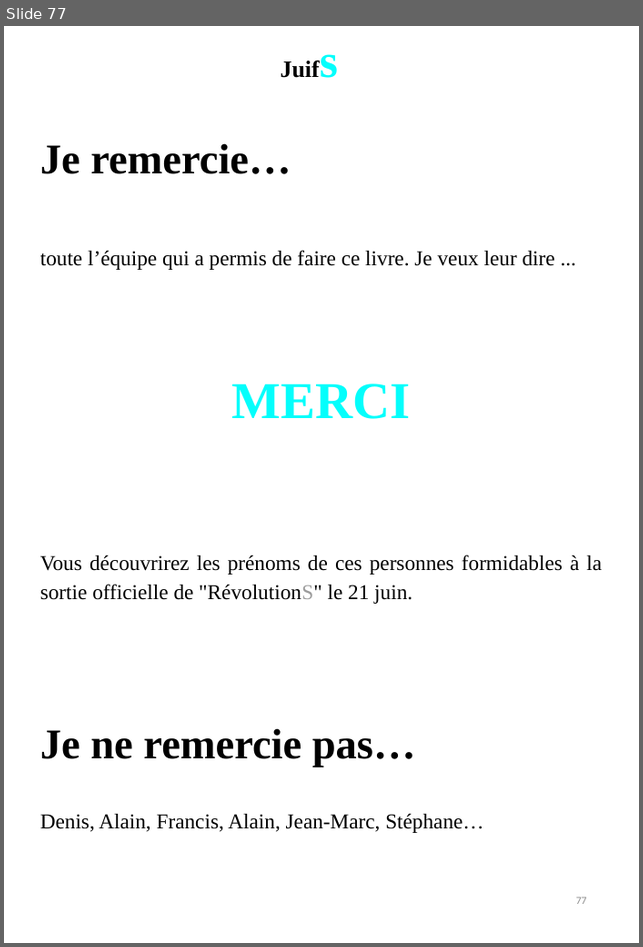
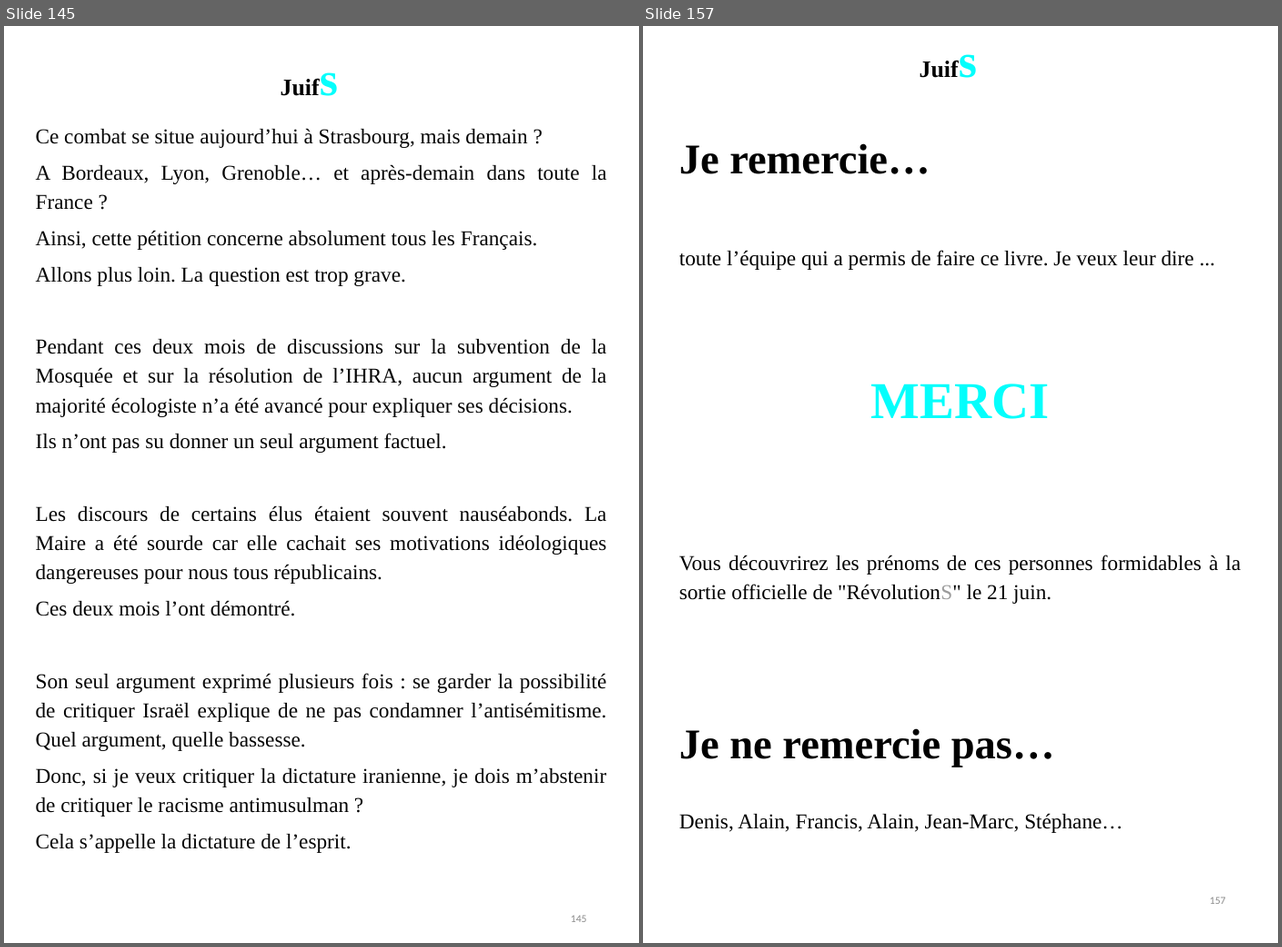
Before and after one commit to BenjaminLOUIS84/e_commerce, a slide deck: e_commerce/public/ppsx/tome2.ppsx. Shown side by side, each under a label of ours: slide 77 before the commit, slides 145 and 157 after it; the slides between them are not shown. The pictures are 643x947 and 1282x947 pixels, drawn with LibreOffice and Linux fonts; fonts in the diff are those of the drawing. Boxes give left, top, right and bottom in pixels: in the first picture for what was removed or moved away, otherwise in the second. Text is boxed around its words. In the diff, an @@ line names an element or a change of style, - is before the commit and + after.

```diff
--- a/e_commerce/public/ppsx/tome2.ppsx
+++ b/e_commerce/public/ppsx/tome2.ppsx
@@ slide 145 added at (x1=4, y1=26, x2=639, y2=943), background #FFFFFF @@
@@ text added at (x1=272, y1=44, x2=353, y2=136), 20.1 pt, text #000000, bold @@
+Juifs
@@ text added at (x1=36, y1=128, x2=607, y2=853), 18 pt, text #050505 @@
+Ce combat se situe aujourd’hui à Strasbourg, mais demain ?
+A Bordeaux, Lyon, Grenoble… et après-demain dans toute la France ?
+Ainsi, cette pétition concerne absolument tous les Français.
+Allons plus loin. La question est trop grave.
+Pendant ces deux mois de discussions sur la subvention de la Mosquée et sur la résolution de l’IHRA, aucun argument de la majorité écologiste n’a été avancé pour expliquer ses décisions.
+Ils n’ont pas su donner un seul argument factuel.
+Les discours de certains élus étaient souvent nauséabonds. La Maire a été sourde car elle cachait ses motivations idéologiques dangereuses pour nous tous républicains.
+Ces deux mois l’ont démontré.
+Son seul argument exprimé plusieurs fois : se garder la possibilité de critiquer Israël explique de ne pas condamner l’antisémitisme. Quel argument, quelle bassesse.
+Donc, si je veux critiquer la dictature iranienne, je dois m’abstenir de critiquer le racisme antimusulman ?
+Cela s’appelle la dictature de l’esprit.
@@ page number added at (x1=571, y1=915, x2=587, y2=922), 9 pt, text #8C8C8C @@
+145
@@ what was slide 77 is now slide 157 @@
@@ page number at (x1=1210, y1=897, x2=1226, y2=904): text changed @@
-77
+157
```
Also in this commit, not shown: 3 slides changed, 79 other slides added.
